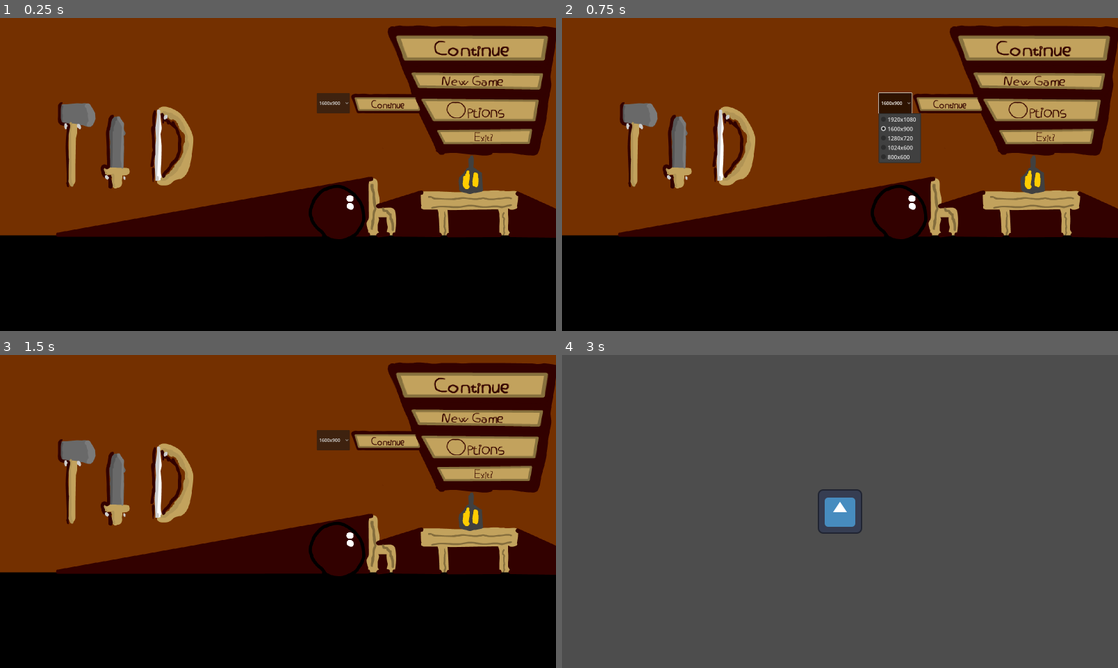
Above: before the commit, frames 1-4 (two rows, left to right).
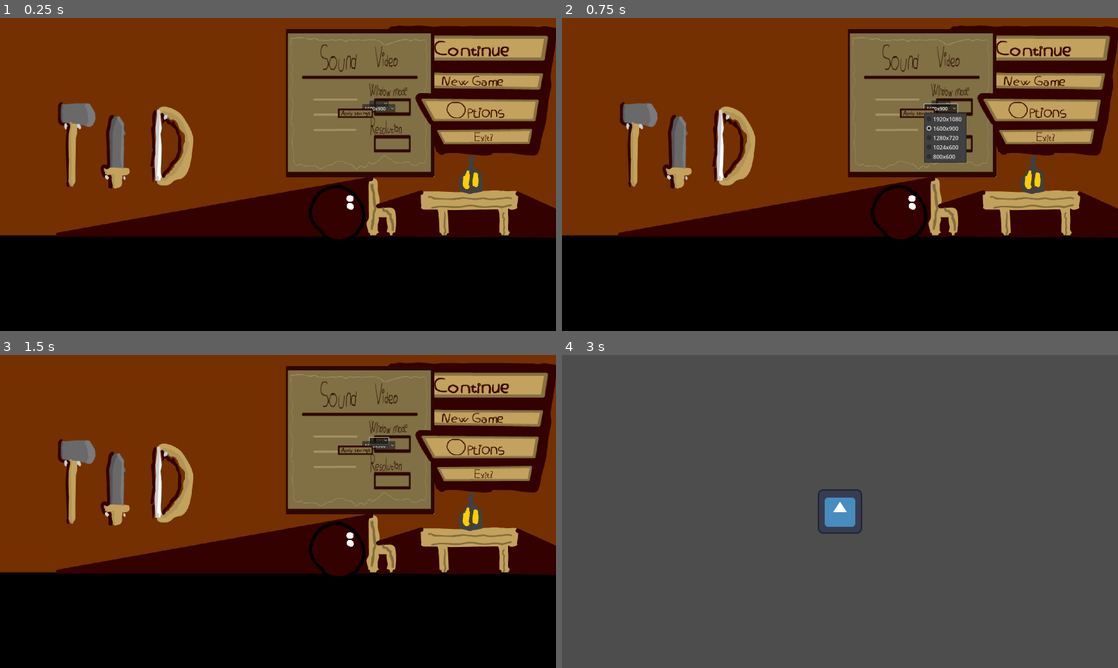
Above: after the commit, the same moments.

Repository: JhonChoulay/the-hackathon-game
Game: Godot game, scene res://Scenes/main_menu.tscn
The game is run twice, just before and just after one commit, with the same random seed, the same clock (stepped at 60 frames per second) and the same inputs. The engine's default icon, where the game draws it, is replaced by a stand-in: a white triangle on a blue panel in a dark square.
Inputs (mouse positions are in pixels of both pictures, inside the frame that each line leads up to; where the layout moved, square brackets give the same spot in the first picture):
- Up to frame 1 (0.25 s): no input
- Up to frame 2 (0.75 s): click "1600x900" at 0.5 s
- Up to frame 3 (1.5 s): click (378, 439) at 1.27 s
- Up to frame 4 (3 s): click (917, 448) [951, 439] at 2 s; click (1040, 417) at 2.75 s

The runs differ from the first frame. In frame 1, 12% of the frame differs, in the area x 51-79%, y 3-51%; in frame 2, 12%; in frame 3, 12%; in frame 4, nothing differs.
Error after the commit: Invalid access to property or key 'pressed' on a base object of type 'null instance'. (res://Scripts/main_menu.gd:6)

Commit message:
Added an options menu scene with working resolution changer.

Diff:
--- a/Projects/Scenes/main_menu.tscn
+++ b/Projects/Scenes/main_menu.tscn
@@ -60,7 +60,6 @@
 [node name="OptionsMenu" parent="Buttons" instance=ExtResource("10_5tbyb")]
 layout_mode = 0
 anchors_preset = 0
-anchor_top = 0.0
 anchor_right = 0.0
 anchor_bottom = 0.0
 offset_left = -237.69
--- a/Projects/Scenes/options_menu.tscn
+++ b/Projects/Scenes/options_menu.tscn
@@ -1,28 +1,85 @@
-[gd_scene load_steps=4 format=3 uid="uid://pi60jckckj3v"]
+[gd_scene load_steps=5 format=3 uid="uid://pi60jckckj3v"]
 
 [ext_resource type="Script" path="res://Scripts/options_menu.gd" id="1_sn4d8"]
-[ext_resource type="Texture2D" uid="uid://bb8hfps6tjjjl" path="res://Sprites/Buttons/Continue.png" id="2_bylnm"]
-[ext_resource type="Texture2D" uid="uid://cf577ci3uaayt" path="res://Sprites/Buttons/Continue-clicked.png" id="3_ok26w"]
+[ext_resource type="Texture2D" uid="uid://c2gjkmnirc1w3" path="res://Sprites/Buttons/Apply.png" id="2_jvq6g"]
+[ext_resource type="Texture2D" uid="uid://5f31sj2eguw5" path="res://Sprites/Backrounds/opt-screen2.png" id="2_rhxql"]
+[ext_resource type="Texture2D" uid="uid://dkbhbkyxnmds4" path="res://Sprites/Buttons/Apply-clicked.png" id="3_aed7o"]
 
-[node name="ResolutionMenu" type="HBoxContainer"]
-anchors_preset = 14
-anchor_top = 0.5
+[node name="OptionsMenu" type="Control"]
+layout_mode = 3
+anchors_preset = 15
 anchor_right = 1.0
-anchor_bottom = 0.5
-offset_top = -35.0
-offset_bottom = 35.0
+anchor_bottom = 1.0
 grow_horizontal = 2
 grow_vertical = 2
 script = ExtResource("1_sn4d8")
 
-[node name="OptionsButton" type="OptionButton" parent="."]
+[node name="TextureRect" type="TextureRect" parent="."]
+layout_mode = 1
+anchors_preset = -1
+anchor_right = 1.0
+anchor_bottom = 1.0
+grow_horizontal = 2
+grow_vertical = 2
+texture = ExtResource("2_rhxql")
+
+[node name="BoxContainer" type="BoxContainer" parent="."]
+layout_mode = 1
+anchors_preset = -1
+anchor_left = 0.604
+anchor_top = 0.488
+anchor_right = 0.828
+anchor_bottom = 0.56
+offset_left = 1.87994
+offset_top = -0.360016
+offset_right = 1.15991
+offset_bottom = -0.200012
+grow_horizontal = 2
+grow_vertical = 2
+vertical = true
+
+[node name="WindowOptions" type="OptionButton" parent="BoxContainer"]
 layout_mode = 2
-size_flags_horizontal = 3
+size_flags_vertical = 3
 
-[node name="ApplyButton" type="TextureButton" parent="."]
+[node name="BoxContainer2" type="BoxContainer" parent="."]
+layout_mode = 1
+anchors_preset = -1
+anchor_left = 0.605
+anchor_top = 0.742
+anchor_right = 0.826
+anchor_bottom = 0.809
+offset_left = -1.40002
+offset_top = -2.24005
+offset_right = 1.72009
+offset_bottom = 1.52002
+grow_horizontal = 2
+grow_vertical = 2
+vertical = true
+
+[node name="ResolutionOptions" type="OptionButton" parent="BoxContainer2"]
 layout_mode = 2
-texture_normal = ExtResource("2_bylnm")
-texture_pressed = ExtResource("3_ok26w")
+size_flags_vertical = 3
 
-[connection signal="item_selected" from="OptionsButton" to="." method="_on_option_button_item_selected"]
-[connection signal="pressed" from="ApplyButton" to="." method="_on_apply_button_pressed"]
+[node name="BoxContainer3" type="BoxContainer" parent="."]
+layout_mode = 1
+anchors_preset = -1
+anchor_left = 0.24
+anchor_top = 0.758
+anchor_right = 0.431
+anchor_bottom = 0.847
+offset_left = 0.504974
+offset_top = 0.23999
+offset_right = 0.0250854
+offset_bottom = 0.159973
+vertical = true
+
+[node name="ApplyButton" type="TextureButton" parent="BoxContainer3"]
+layout_mode = 2
+size_flags_vertical = 3
+texture_normal = ExtResource("2_jvq6g")
+texture_pressed = ExtResource("3_aed7o")
+stretch_mode = 0
+
+[connection signal="item_selected" from="BoxContainer2/ResolutionOptions" to="." method="_on_option_button_item_selected"]
+[connection signal="pressed" from="BoxContainer3/ApplyButton" to="." method="_on_apply_button_pressed"]
--- a/Projects/Scripts/main_menu.gd
+++ b/Projects/Scripts/main_menu.gd
@@ -3,7 +3,7 @@
 # Called when the node enters the scene tree for the first time.
 func _ready():
 	resize()
-	get_node("Buttons/OptionsMenu/ApplyButton").pressed.connect(on_apply_button_pressed)
+	get_node("Buttons/OptionsMenu/Container/ApplyButton").pressed.connect(on_apply_button_pressed)
 
 func on_apply_button_pressed():
 	get_viewport().content_scale_size = Vector2(Resources.resolution[0],Resources.resolution[1])
--- a/Projects/Scripts/options_menu.gd
+++ b/Projects/Scripts/options_menu.gd
@@ -1,4 +1,4 @@
-extends HBoxContainer
+extends Control
 
 var resolutions : Dictionary = {
 	"1920x1080":Vector2(1920,1080),
@@ -9,18 +9,19 @@
 
 var config = ConfigFile.new()
 var res
+@onready var res_button = get_node("BoxContainer2/ResolutionOptions")
 
 func _ready():
 	var index = 0
 	for i in resolutions:
-		get_child(0).add_item(i,index)
+		res_button.add_item(i,index)
 		if Vector2i(resolutions[i]) == get_viewport().content_scale_size:
-			$OptionsButton.select(index)
+			res_button.select(index)
 		index +=1
 	res = get_viewport().content_scale_size
 
 func _on_option_button_item_selected(index):
-	res = resolutions.get(get_child(0).get_item_text(index))
+	res = resolutions.get(res_button.get_item_text(index))
 
 
 func _on_apply_button_pressed():
Binary file added: Projects/Sprites/Backrounds/opt-screen2.png
